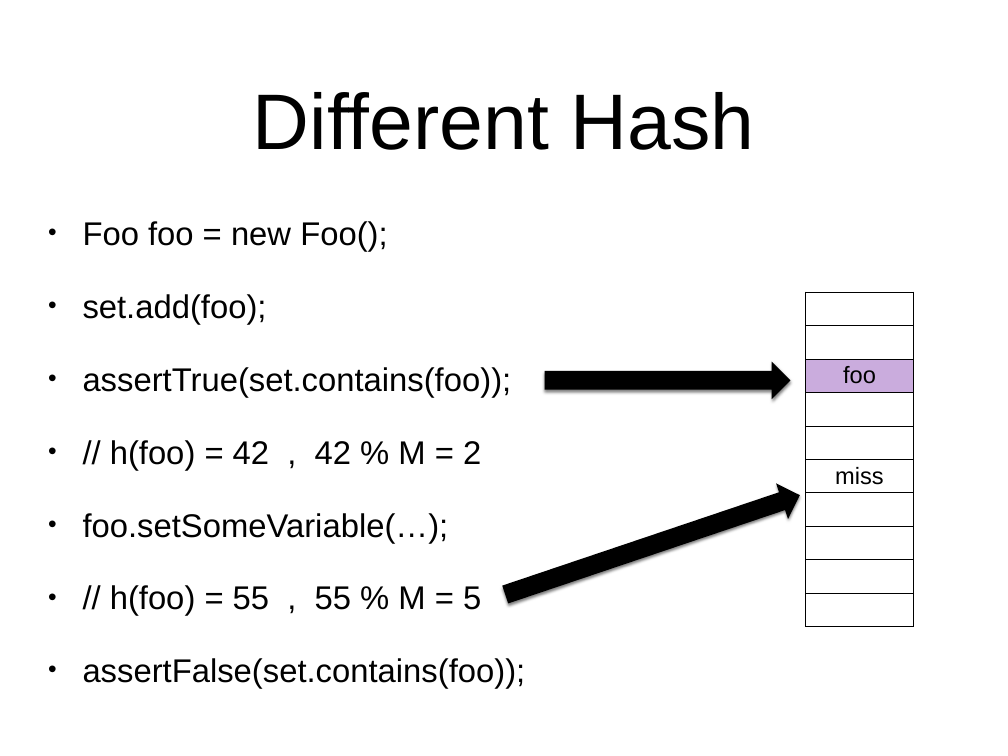
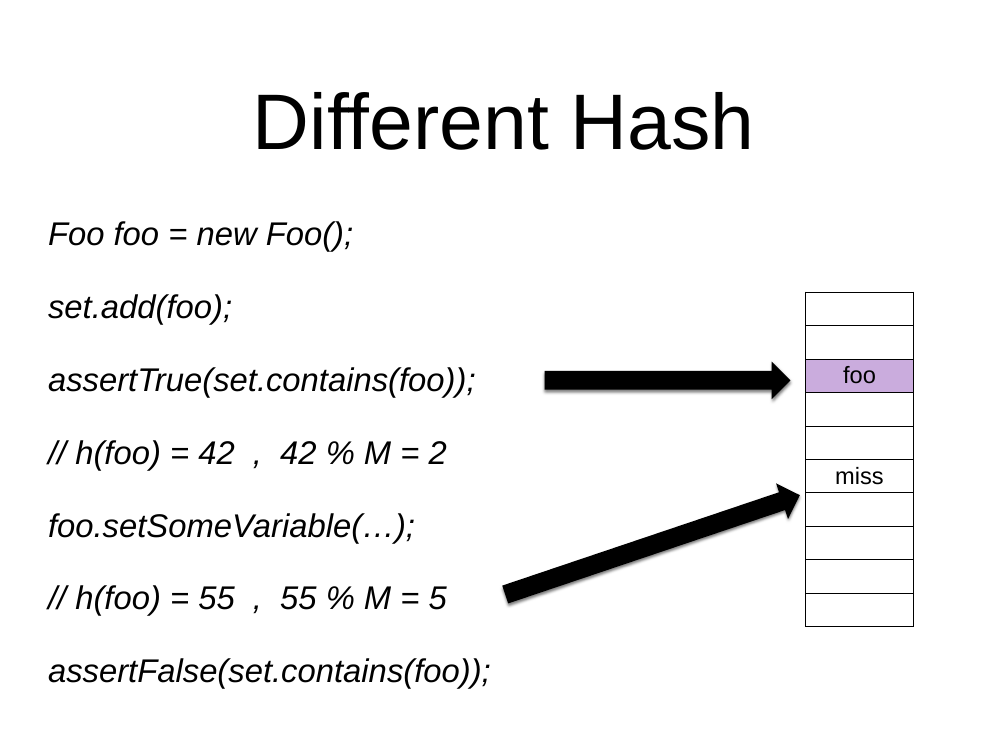
Before and after one commit to arcuri82/algorithms, a slide deck: slide 15 of docs/slides/06/06_hash_maps.pptx (slide 13 before the commit). Drawn at 1008x756 pixels with LibreOffice and Linux fonts; fonts in the diff are those of the drawing. Boxes give left, top, right and bottom in pixels: in the first picture for what was removed or moved away, otherwise in the second. Text is boxed around its words. In the diff, an @@ line names an element or a change of style, - is before the commit and + after.

```diff
--- a/docs/slides/06/06_hash_maps.pptx
+++ b/docs/slides/06/06_hash_maps.pptx
@@ text "Foo foo = new Foo();" at [48, 221, 491, 689]: italic on; bullet • to none @@
```
Also in this commit, not shown: 5 other slides changed, 2 slides added, 1 other file.
